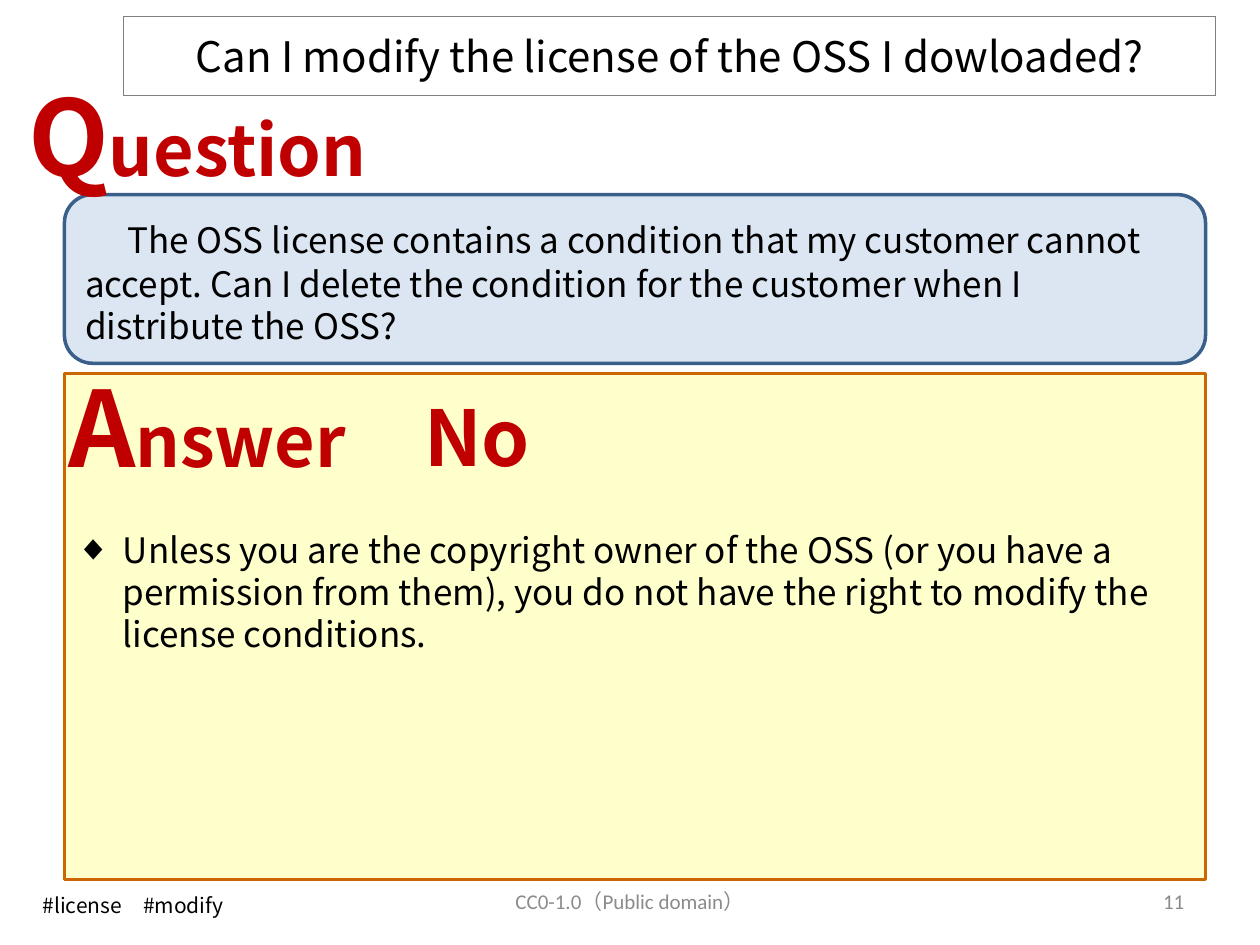
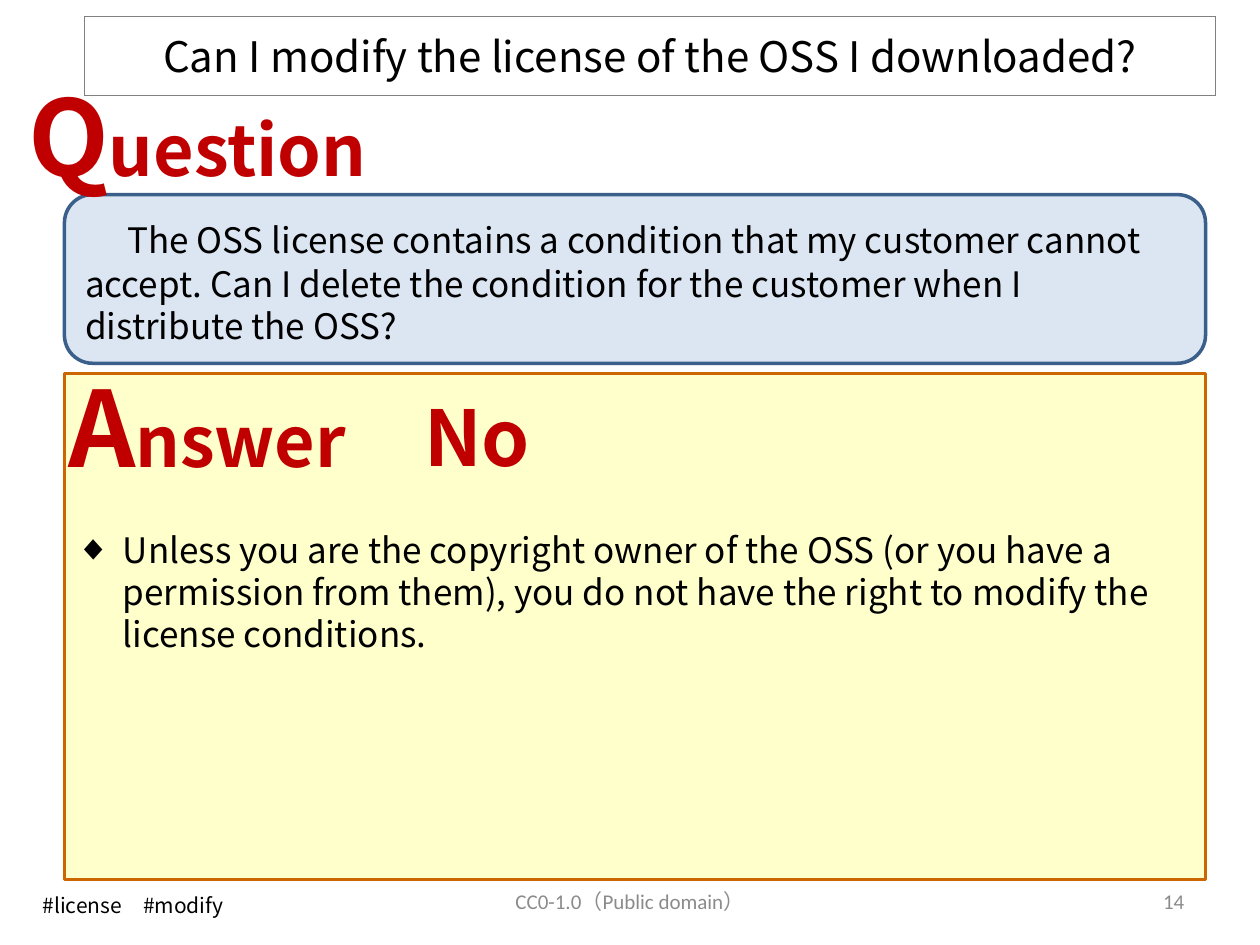
Before and after one commit to OpenChain-Project/OpenChain-JWG, a slide deck: slide 15 of Education_Material/FAQ/Misunderstandings_of_OSS_licenses_CC0.pptx (slide 12 before the commit). Drawn at 1260x945 pixels with LibreOffice and Linux fonts; fonts in the diff are those of the drawing. Boxes give left, top, right and bottom in pixels: in the first picture for what was removed or moved away, otherwise in the second. Text is boxed around its words. In the diff, an @@ line names an element or a change of style, - is before the commit and + after.

```diff
--- a/Education_Material/FAQ/Misunderstandings_of_OSS_licenses_CC0.pptx
+++ b/Education_Material/FAQ/Misunderstandings_of_OSS_licenses_CC0.pptx
@@ title "Can I modify the license ..." resized from (x1=123, y1=16, x2=1215, y2=96) to (x1=84, y1=16, x2=1216, y2=96) @@
@@ title at (x1=163, y1=38, x2=1136, y2=82): text changed @@
-Can I modify the license of the OSS I dowloaded?
+Can I modify the license of the OSS I downloaded?
@@ page number at (x1=1163, y1=895, x2=1184, y2=909): text changed @@
-11
+14
```
Also in this commit, not shown: 17 other slides changed, 9 slides added.
